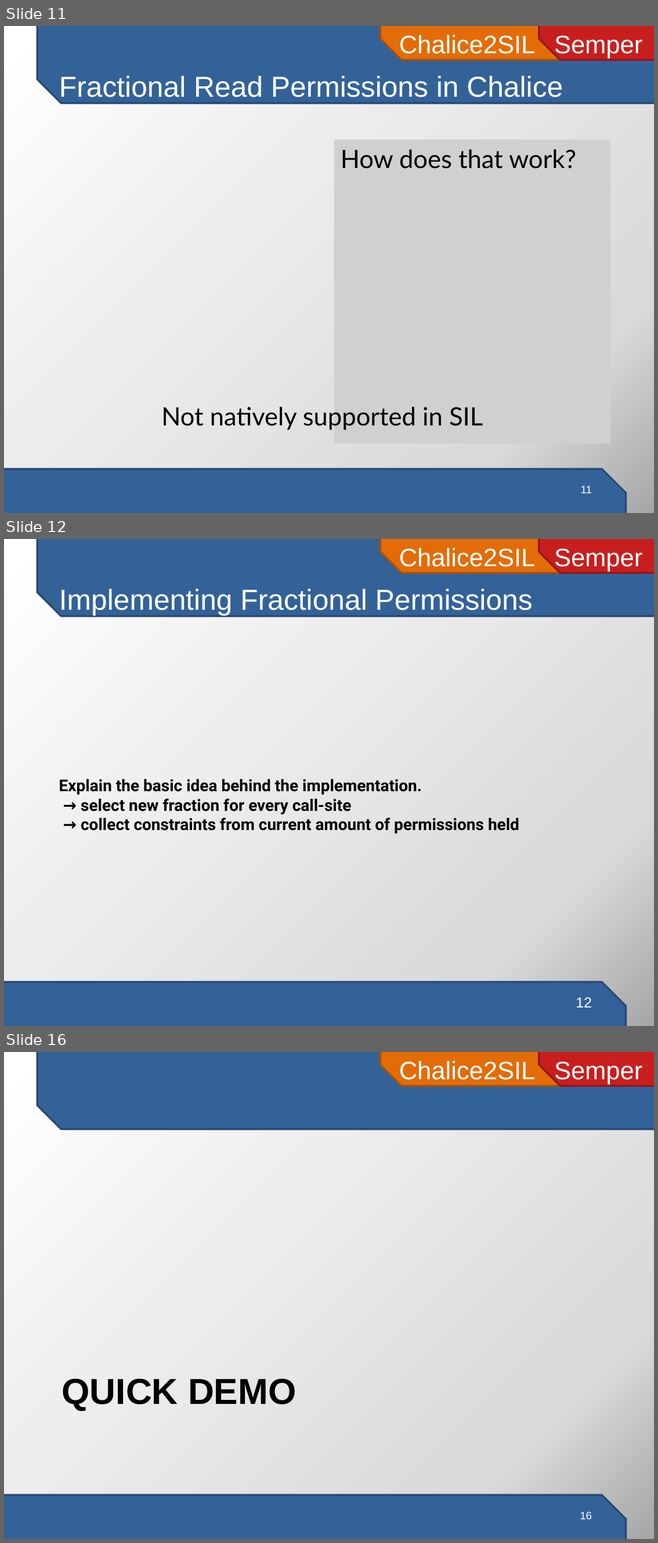
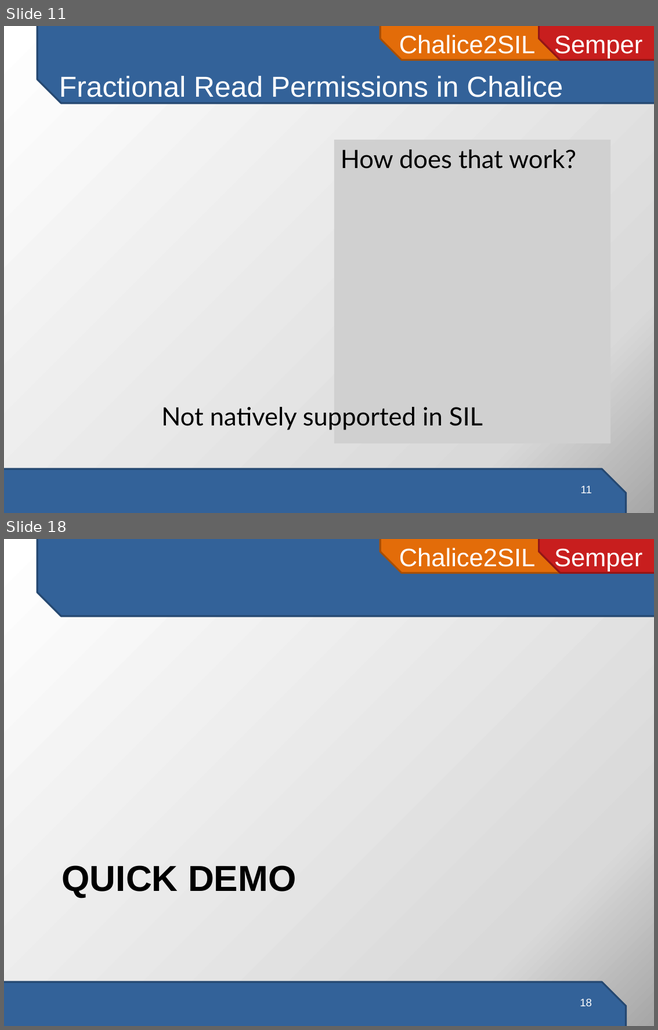
Before and after one commit to viperproject/chalice2silver, a slide deck: chalice2sil/doc/presentation/chalice2sil-presentation.pptx. Shown one above the other, each under a label of ours: slides 11, 12 and 16 before the commit, slides 11 and 18 after it; the slides between them are not shown. The pictures are 658x1543 and 658x1030 pixels, drawn with LibreOffice and Linux fonts; fonts in the diff are those of the drawing; grey boxes stand for pictures. Boxes give left, top, right and bottom in pixels: in the first picture for what was removed or moved away, otherwise in the second. Text is boxed around its words. In the diff, an @@ line names an element or a change of style, - is before the commit and + after.

```diff
--- a/chalice2sil/doc/presentation/chalice2sil-presentation.pptx
+++ b/chalice2sil/doc/presentation/chalice2sil-presentation.pptx
@@ slide 12 removed at [4,539,654,1026], background gradient #FFFFFF to #D9D9D9 to #A6A6A6; not listed: 4 template elements that a slide beside it also shows @@
@@ title removed at [59,589,532,616] @@
-Implementing Fractional Permissions
@@ text removed at [59,779,519,834] @@
-Explain the basic idea behind the implementation.
-→ select new fraction for every call-site
-→ collect constraints from current amount of permissions held
@@ page number removed at [575,997,592,1008] @@
-12
@@ what was slide 16 is now slide 18 @@
```
Also in this commit, not shown: 1 slide changed, 7 slides added, 3 other slides removed, 5 other files.
